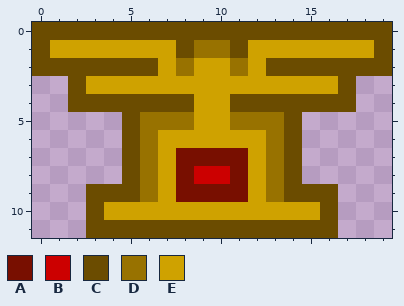
Pixel-art sprite -- core/assets/images/icon-super.png. Above is the file before it was changed.
The file is 20x12 pixels.
Palette (. is transparent): A #780f00  B #cc0000  C #6b4c00  D #987200  E #cfa200
Pixels before, first column x 0:
 0 CCCCCCCCCCCCCCCCCCCC
 1 CEEEEEEECDDCEEEEEEEC
 2 CCCCCCCEDEEDECCCCCCC
 3 ..CEEEEEEEEEEEEEEC..
 4 ..CCCCCCCEECCCCCCC..
 5 .....CDDDEEDDDC.....
 6 .....CDEEEEEEDC.....
 7 .....CDEAAAAEDC.....
 8 .....CDEABBAEDC.....
 9 ...CCCDEAAAAEDCCC...
10 ...CEEEEEEEEEEEEC...
11 ...CCCCCCCCCCCCCC...
New version:
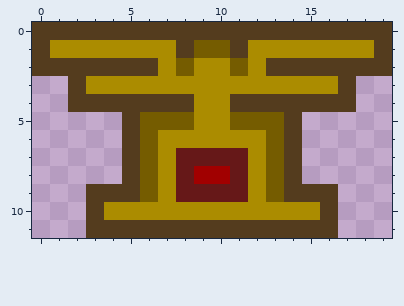
Diff:
colour A: #780f00 -> #661818
colour B: #cc0000 -> #a10000
colour C: #6b4c00 -> #543c1e
colour D: #987200 -> #755c00
colour E: #cfa200 -> #ab8c00
